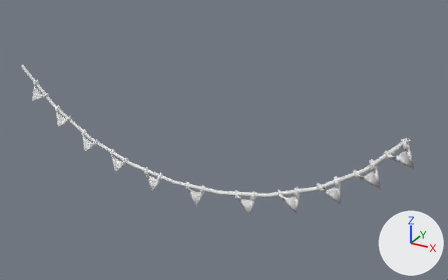
Renders of the FBX model Assets/Meshes/Level/Mevieval/FlagRope.fbx from each side of a commit.
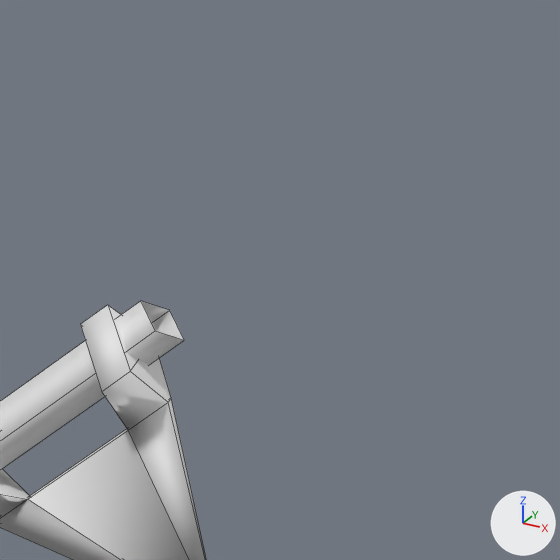
Each version appears first whole from a 50 mm camera at (28.54, -44.59, 38.89) aimed at (3.09, 1.68, 15.76), and next in a close-up on the part from 88% to 100% of the width and 39% to 58% of the height. Lighting does not change. The marker at lower right points along +X, +Y and +Z. The close-ups show mesh edges as thin lines. Where no turn or scale is listed for an object, it has been applied to the vertices. Vertices at the same position are counted once.

The first close-up shows 'BezierCurve.001'.
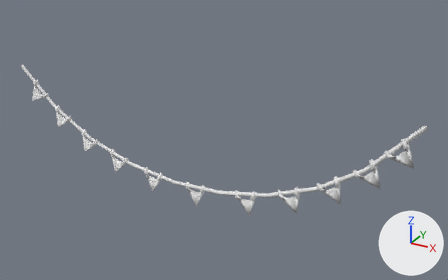
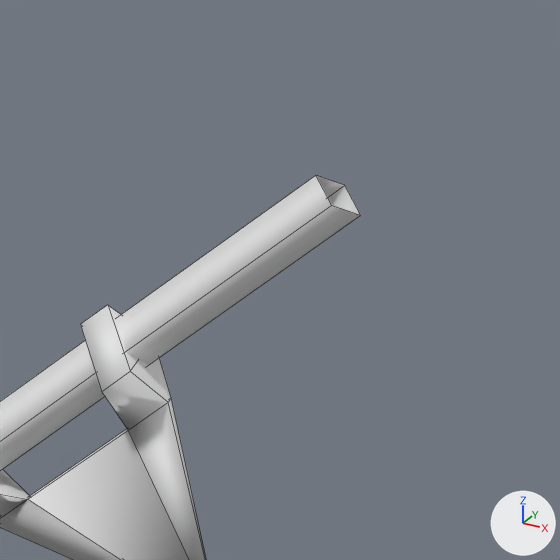
Pixel boxes (x1, y1, x2, y2) of what changed, in the close-ups (560 x 560 px; the box of a moved part takes in the faces that stretch with it):
'BezierCurve.001', reshaped
    before: (0, 301, 206, 560)
    after: (0, 175, 361, 560)
part 1 of me_mesh_004, moved or reshaped
    before: (0, 301, 184, 470)
    after: (0, 175, 361, 470)

What changed in the scene script:
```text
Change me_mesh_004:
    where me_mesh_004.from_pydata(...)  # 271 vertices, 289 faces; spans x -20.2..20.7, y -0.3..0.3, z -11.0..0.1
    used by ob_beziercurve_001; location = (0.0, 0.0, 20.0)
    before: 267 (20.0, -0.2, 0.0) at pixel (155, 330), 268 (20.2, 0.0, -0.1) at pixel (184, 340), 269 (20.0, 0.2, 0.0) at pixel (169, 310), 270 (19.8, 0.0, 0.1) at pixel (140, 300)
    me_mesh_004 part 1
    add for i in [*range(267, 271)]: me_mesh_004.vertices[i].co += Vector((1.1, 0.0, 1.2))
```
